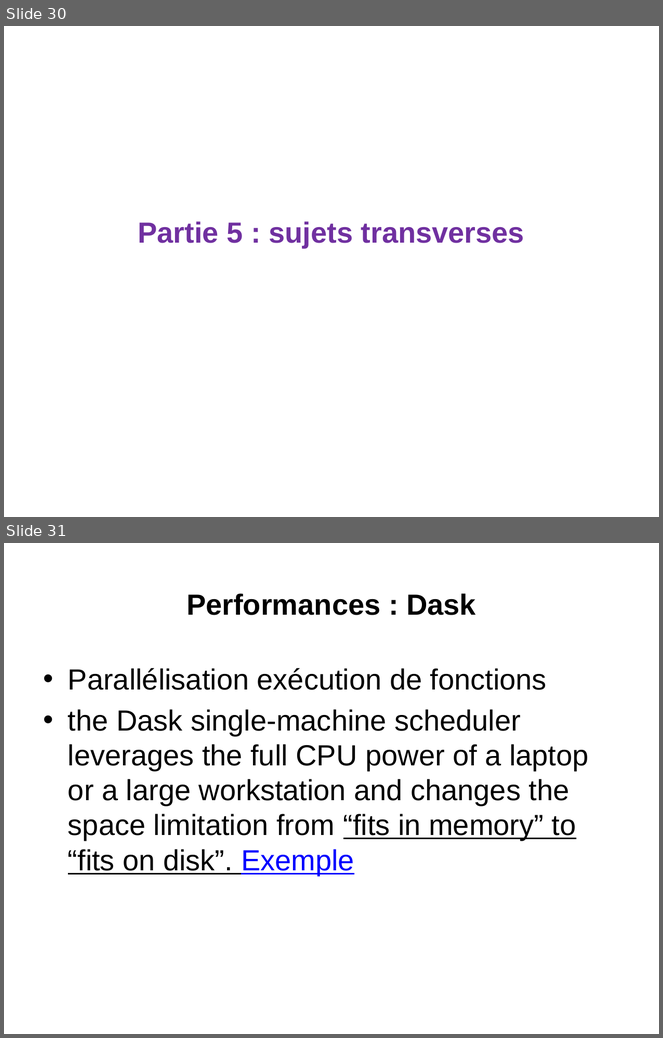
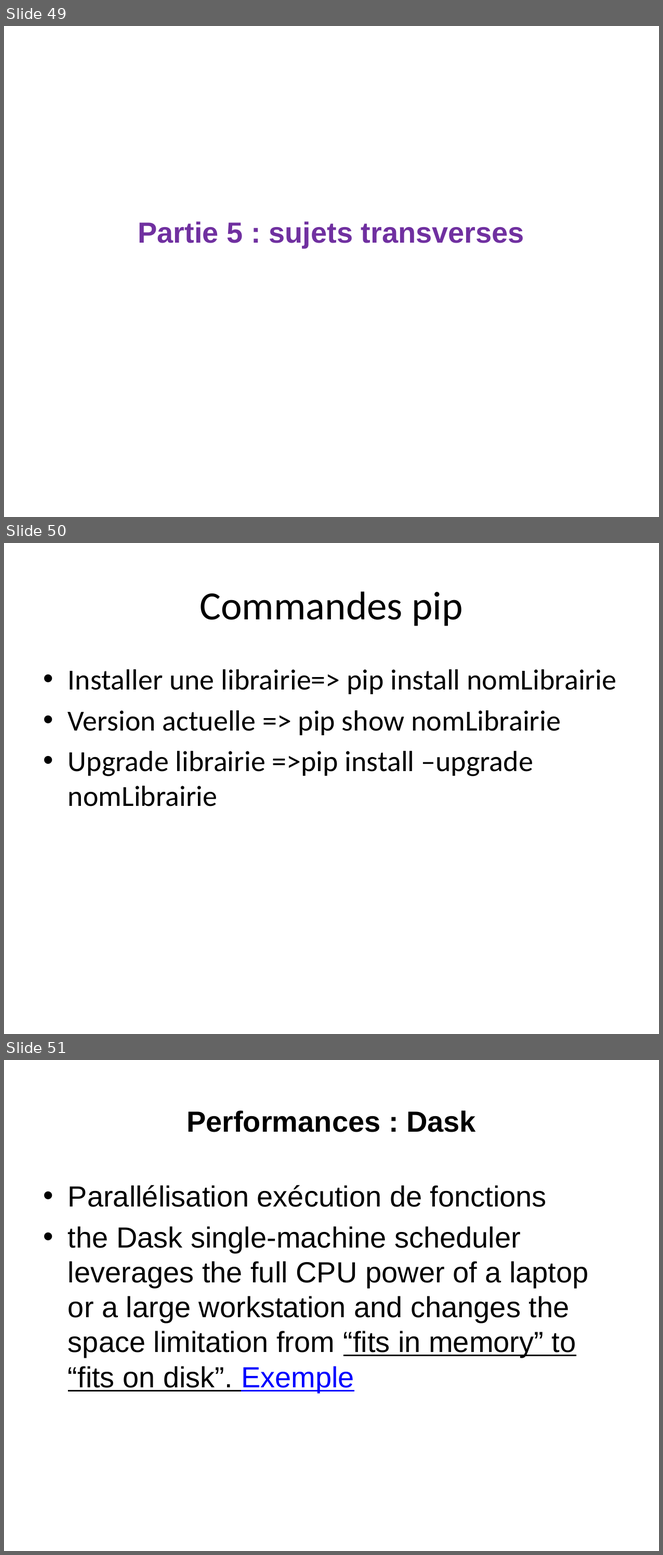
Before and after one commit to loicmidy/formation-python, a slide deck: formation python.pptx. Shown one above the other, each under a label of ours: slides 30 and 31 before the commit, slides 49, 50 and 51 after it. The pictures are 663x1038 and 663x1555 pixels, drawn with LibreOffice and Linux fonts; fonts in the diff are those of the drawing. Boxes give left, top, right and bottom in pixels: in the first picture for what was removed or moved away, otherwise in the second. Text is boxed around its words. In the diff, an @@ line names an element or a change of style, - is before the commit and + after.

```diff
--- a/formation python.pptx
+++ b/formation python.pptx
@@ slide 50 added at (4, 543, 659, 1034), background #FFFFFF @@
@@ title added at (200, 591, 463, 626), 44 pt, text #000000 @@
+Commandes pip
@@ text added at (68, 669, 617, 807), 32 pt, text #000000 @@
+• Installer une librairie=> pip install nomLibrairie
+• Version actuelle => pip show nomLibrairie
+• Upgrade librairie =>pip install –upgrade nomLibrairie
@@ what was slide 30 is now slide 49 @@
@@ what was slide 31 is now slide 51 @@
```
Also in this commit, not shown: 4 slides changed, 20 other slides added, 1 slide removed, 16 other files.
